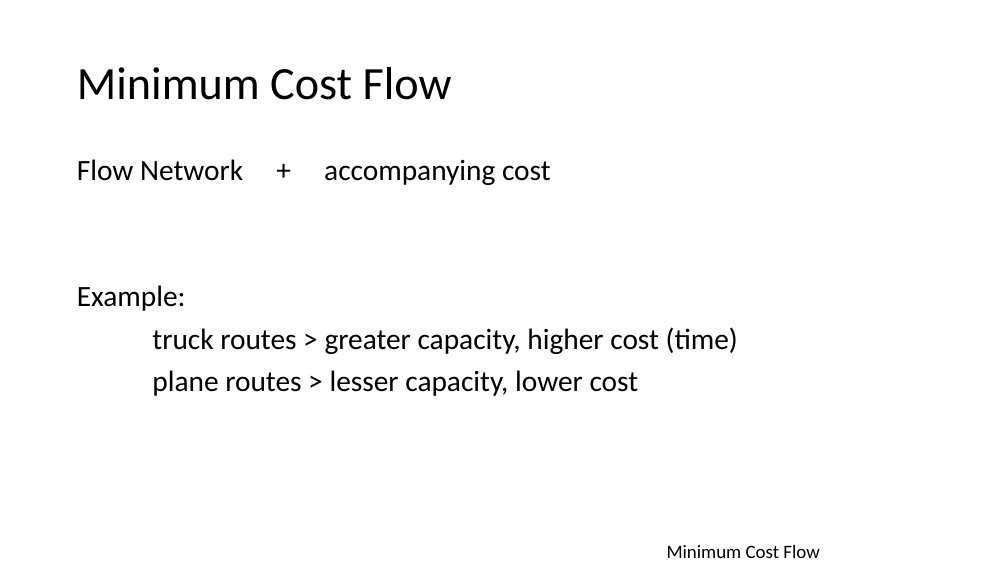
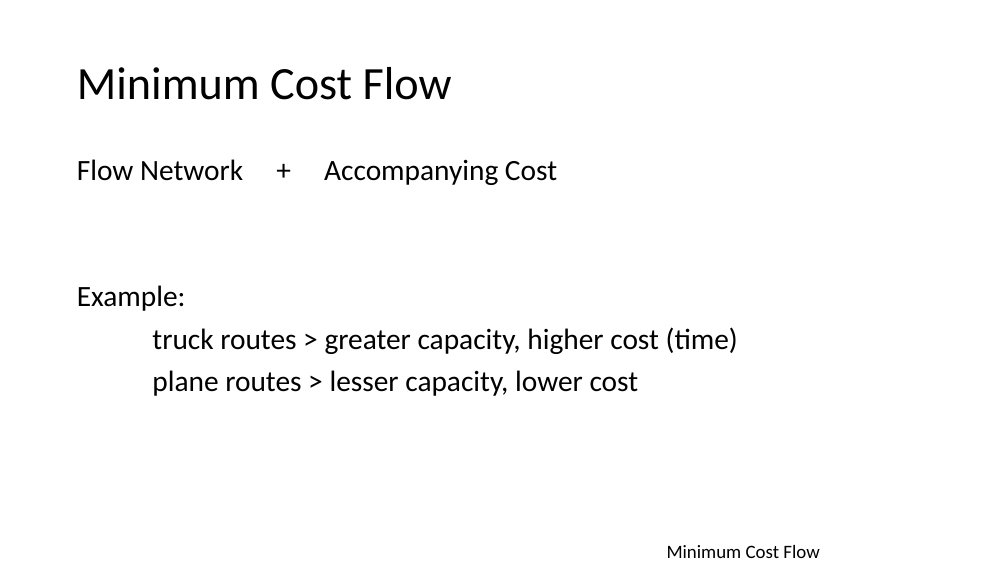
Before and after one commit to JStephenD/Git, a slide deck: slide 24 of Flow_Network.pptx. Drawn at 1008x567 pixels with LibreOffice and Linux fonts; fonts in the diff are those of the drawing. Boxes give left, top, right and bottom in pixels: in the first picture for what was removed or moved away, otherwise in the second. Text is boxed around its words. In the diff, an @@ line names an element or a change of style, - is before the commit and + after.

```diff
--- a/Flow_Network.pptx
+++ b/Flow_Network.pptx
@@ text at (77,159,557,185): text changed @@
-Flow Network + accompanying cost
+Flow Network + Accompanying Cost
```
Also in this commit, not shown: 2 other slides changed, 1 slide added.
